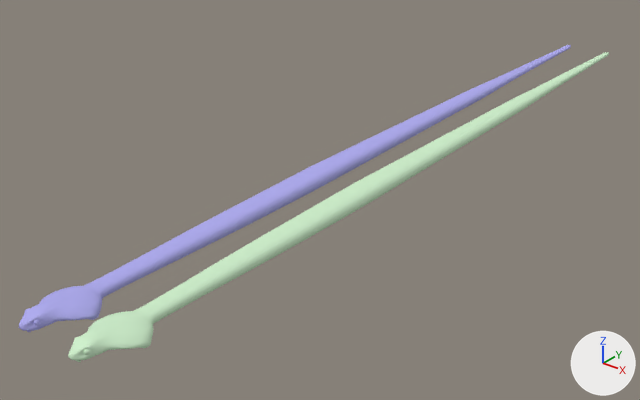
Two versions of the Blender file snake_run_2/level_data/python_v1_.blend, one commit apart.
Rendered twice from a 50 mm lens placed at (8.34, -5.31, 6.76), pointed at (-1.66, 7.19, -0.99). The axes (+X, +Y, +Z) are drawn at lower right. The lights are the same throughout. The first picture is the older version.
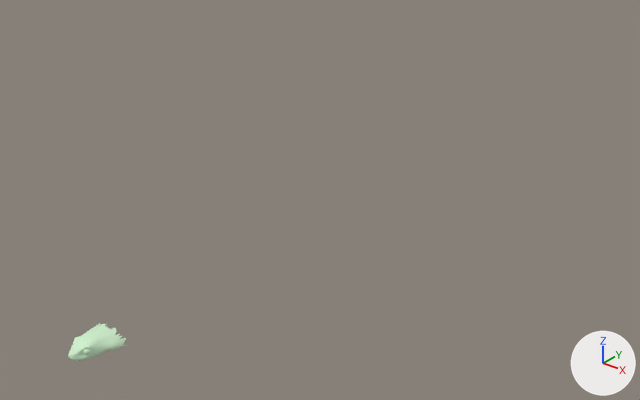
Boxes [x1, y1, x2, y2] around the edits, measured in the pictures (640 x 400 px):
'Sphere.001', reshaped, modifiers changed (89% narrower, 87% shorter): before [68, 52, 609, 362]; after [68, 323, 128, 362]
'Sphere.002', deleted: before [19, 45, 571, 332]
part 1 of me_sphere_001, cut back: before [86, 52, 609, 349]; after [87, 323, 128, 348]

Edits to the bpy script that builds the scene:
```text
Change me_sphere_001:
    used by ob_sphere_001; location = (0.0, 0.0, 0.0)
    remove me_sphere_001.from_pydata(...)  # 4397 vertices, 4314 faces; spans x -0.5..0.5, y 0.0..17.4, z -0.2..0.1
    add me_sphere_001.from_pydata(...)  # 1254 vertices, 1157 faces; spans x -0.1..0.3, y 0.0..0.7, z -0.2..0.1
    me_sphere_001 part 1: 94 vertices moved within x 0.0..0.3, y 0.0..0.7, z -0.2..0.1; 2567 vertices removed from x -0.5..0.5, y 0.0..17.4, z -0.2..0.1; 8 vertices added at x 0.2..0.3, y 0.4..0.7, z -0.1..0.0
    other edits to the shape of me_sphere_001 do not show in these pictures
Change ob_sphere_001:
    add _m = ob_sphere_001.modifiers.new('Mirror', 'MIRROR')
Remove ob_sphere_002:
    ob_sphere_002 = bpy.data.objects.new('Sphere.002', me_sphere_002)
    ob_sphere_002.location = (0.0, 0.0, 0.0)
```
